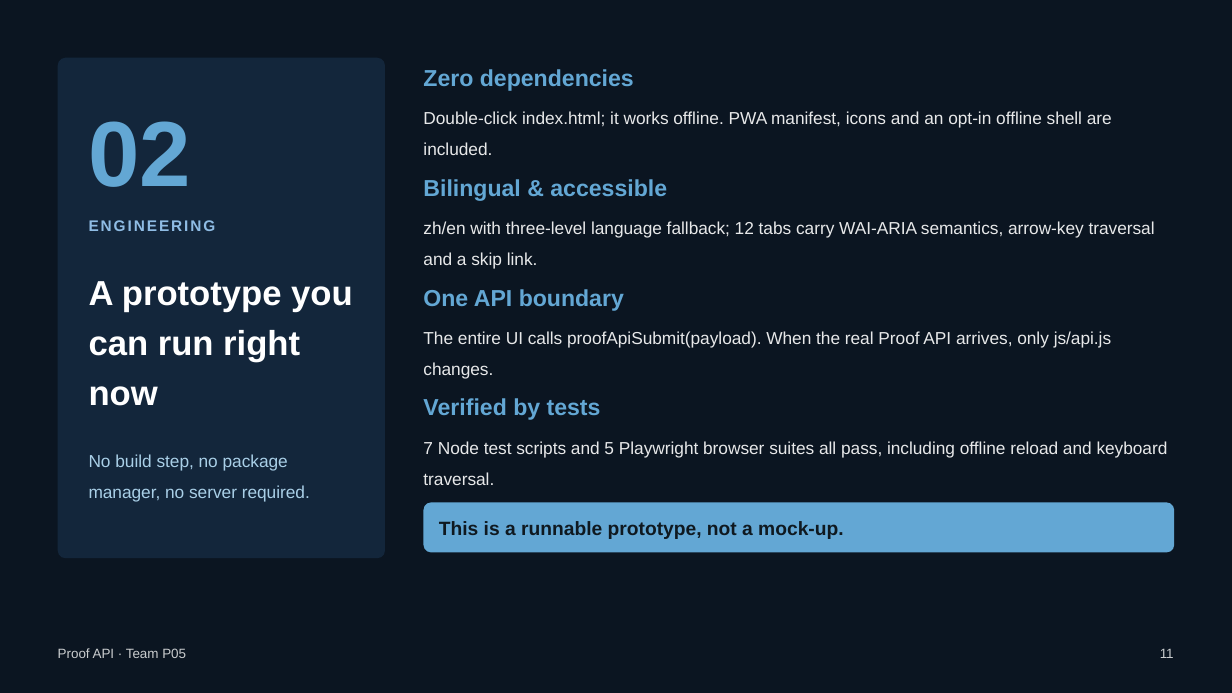
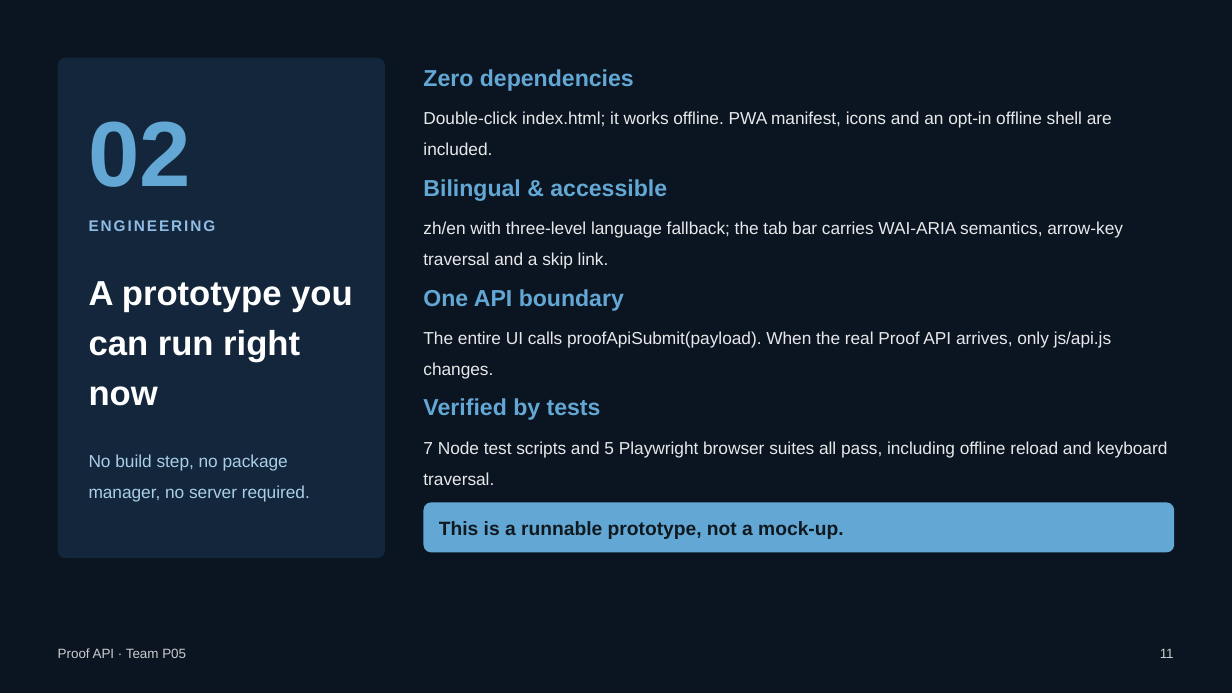
Before and after one commit to gunnarcosmo1123-oss/proof-api-dashboard, a slide deck: slide 11 of deck/ProofAPI_Demo_Final.pptx. Drawn at 1232x693 pixels with LibreOffice and Linux fonts; fonts in the diff are those of the drawing. Boxes give left, top, right and bottom in pixels: in the first picture for what was removed or moved away, otherwise in the second. Text is boxed around its words. In the diff, an @@ line names an element or a change of style, - is before the commit and + after.

```diff
--- a/deck/ProofAPI_Demo_Final.pptx
+++ b/deck/ProofAPI_Demo_Final.pptx
@@ text at (423, 221, 1123, 269): text changed @@
-zh/en with three-level language fallback; 12 tabs carry WAI-ARIA semantics, arrow-key traversal and a skip link.
+zh/en with three-level language fallback; the tab bar carries WAI-ARIA semantics, arrow-key traversal and a skip link.
```
Also in this commit, not shown: 2 other slides changed, 4 other files.
